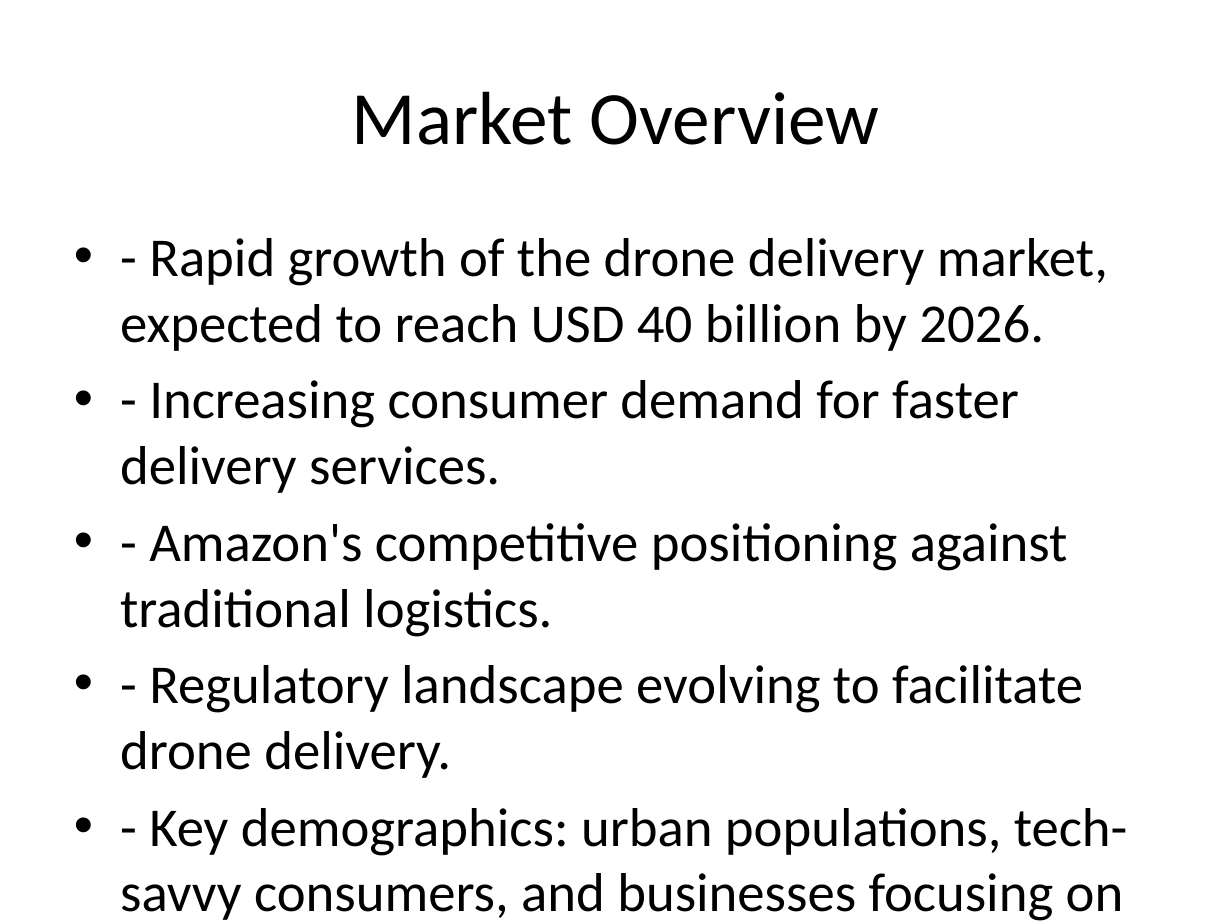
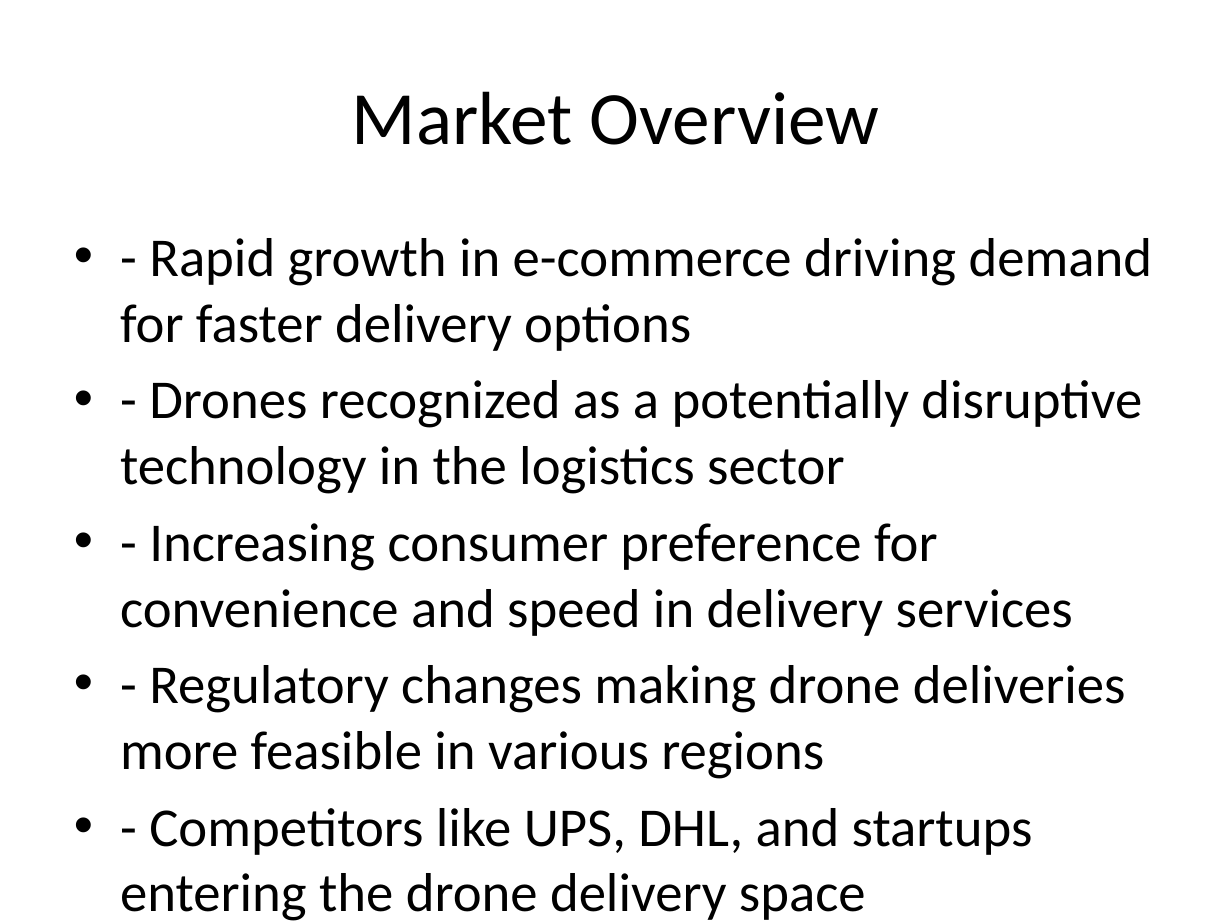
Before and after one commit to MiraSharma8511/hands-on-langchain, a slide deck: slide 1 of generated.pptx. Drawn at 1232x924 pixels with LibreOffice and Linux fonts; fonts in the diff are those of the drawing. Boxes give left, top, right and bottom in pixels: in the first picture for what was removed or moved away, otherwise in the second. Text is boxed around its words. In the diff, an @@ line names an element or a change of style, - is before the commit and + after.

```diff
--- a/generated.pptx
+++ b/generated.pptx
@@ text at box(120, 238, 1153, 921): text changed @@
-• - Rapid growth of the drone delivery market, expected to reach USD 40 billion by 2026.
-• - Increasing consumer demand for faster delivery services.
-• - Amazon's competitive positioning against traditional logistics.
-• - Regulatory landscape evolving to facilitate drone delivery.
-• - Key demographics: urban populations, tech-savvy consumers, and businesses focusing on efficiency.
+• - Rapid growth in e-commerce driving demand for faster delivery options
+• - Drones recognized as a potentially disruptive technology in the logistics sector
+• - Increasing consumer preference for convenience and speed in delivery services
+• - Regulatory changes making drone deliveries more feasible in various regions
+• - Competitors like UPS, DHL, and startups entering the drone delivery space
```
Also in this commit, not shown: 7 other slides changed, 2 slides added, 2 slides removed, 2 other files.
